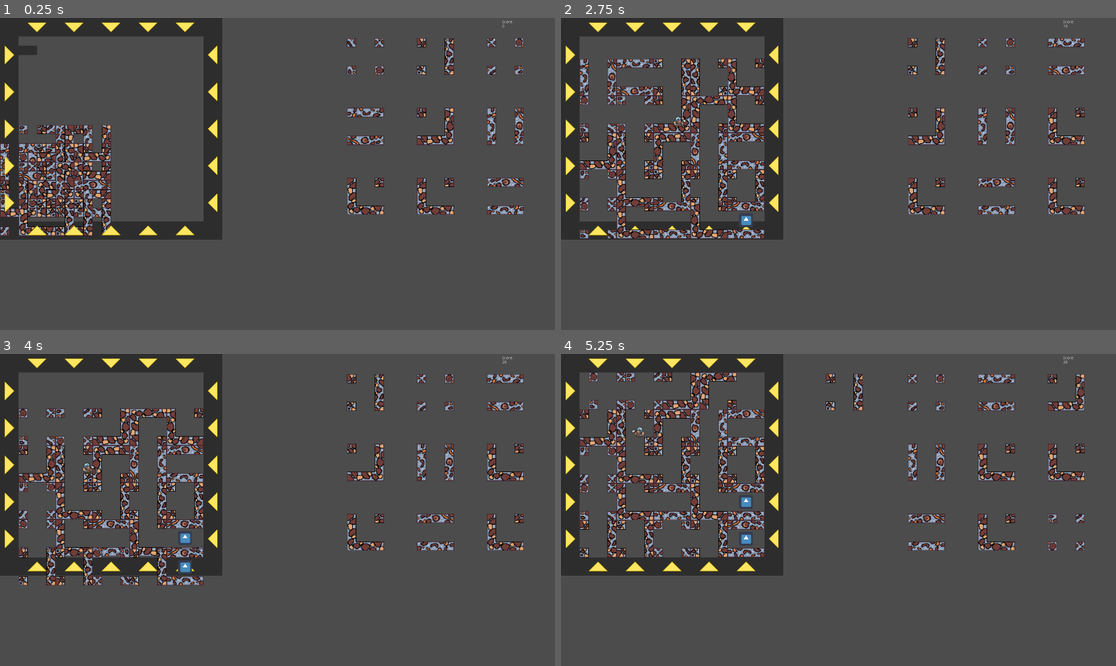
Above: before the commit, frames 1-4 (two rows, left to right).
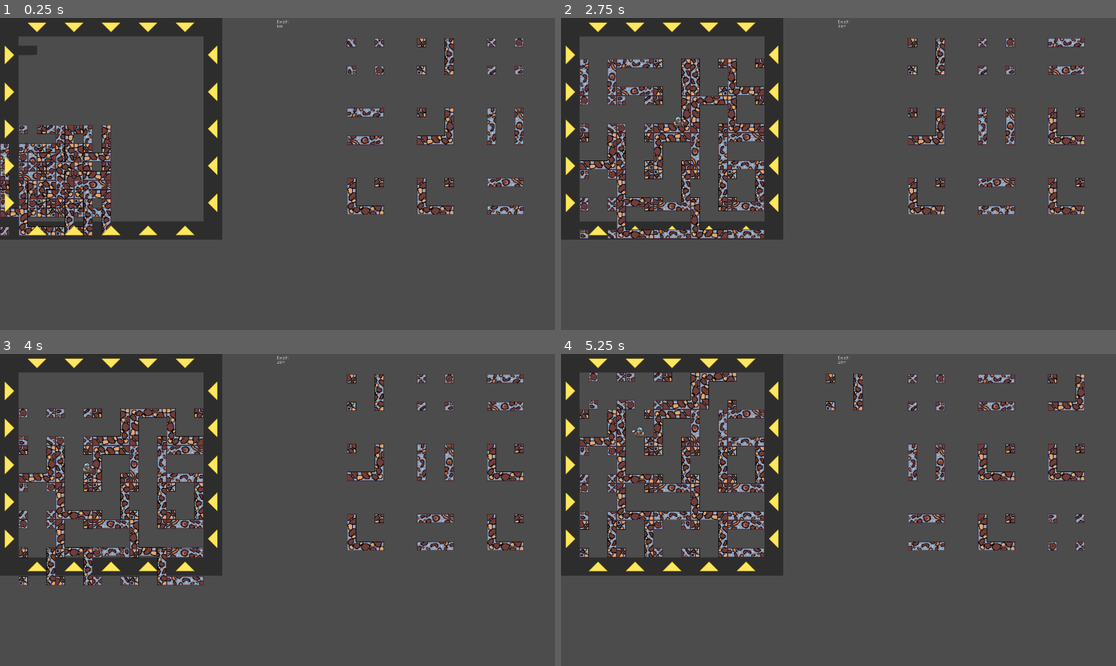
Above: after the commit, the same moments.

Repository: DorianSnowball/amazeing-mine
Game: Godot game, scene res://MainUI.tscn
Two runs of this game, one before a commit and one after it. Both use one fixed random seed, a clock stepped at 60 frames per second and the inputs below. The engine's default icon, where the game draws it, is replaced by a stand-in: a white triangle on a blue panel in a dark square.
Inputs (mouse positions are in pixels of both pictures, inside the frame that each line leads up to):
- Up to frame 1 (0.25 s): no input
- Up to frame 2 (2.75 s): hold D (move_right) 0.53-1.25 s; tap Space (jump) at 0.77, 2.27 s; click (572, 55) at 1.27 s; hold D (move_right) from 2.03 s (still down)
- Up to frame 3 (4 s): release D (move_right) at 2.78 s; hold A (move_left) 2.78-3.53 s; hold D (move_right) from 3.53 s (still down); tap Space (jump) at 3.77 s
- Up to frame 4 (5.25 s): tap Space (jump) at 4.52 s; tap Enter at 5 s; release D (move_right) at 5.03 s; hold A (move_left) from 5.03 s (still down)

The runs differ from the first frame. In frame 1, less than 0.1% of the frame differs, in the area x 49-93%, y 0-4%; in frame 2, 0.1%; in frame 3, 0.2%, in the area x 32-93%, y 0-71%; in frame 4, 0.1%.

Commit message:
some balancing + tweaks

Diff:
--- a/game/Gamefield.gd
+++ b/game/Gamefield.gd
@@ -215,7 +215,7 @@
     scrolling = false
 
 
-var itemProb = 0.75
+var itemProb = 0.5
 func generateTileItem(row):
     if randf() < itemProb:
         var tile = row[randi() % row.size()]
--- a/game/MainUI.tscn
+++ b/game/MainUI.tscn
@@ -19,10 +19,11 @@
 [node name="Score" type="RichTextLabel" parent="."]
 anchor_left = 0.5
 anchor_right = 0.5
-margin_left = 776.899
-margin_top = 8.00903
-margin_right = 816.899
-margin_bottom = 48.009
+margin_left = -2.11951
+margin_top = 7.61123
+margin_right = 119.88
+margin_bottom = 47.6112
+size_flags_horizontal = 2
 script = ExtResource( 2 )
 __meta__ = {
 "_edit_use_anchors_": false
--- a/game/Score.gd
+++ b/game/Score.gd
@@ -9,8 +9,8 @@
 var score = 0
 
 func _ready():
-    text = "Score:\n" + str(score)
+    text = "Depth:\n" + str(score)+"m"
 
 func increaseScore():
     score += 10
-    text = "Score:\n" + str(score)
+    text = "Depth:\n" + str(score)+"m"
